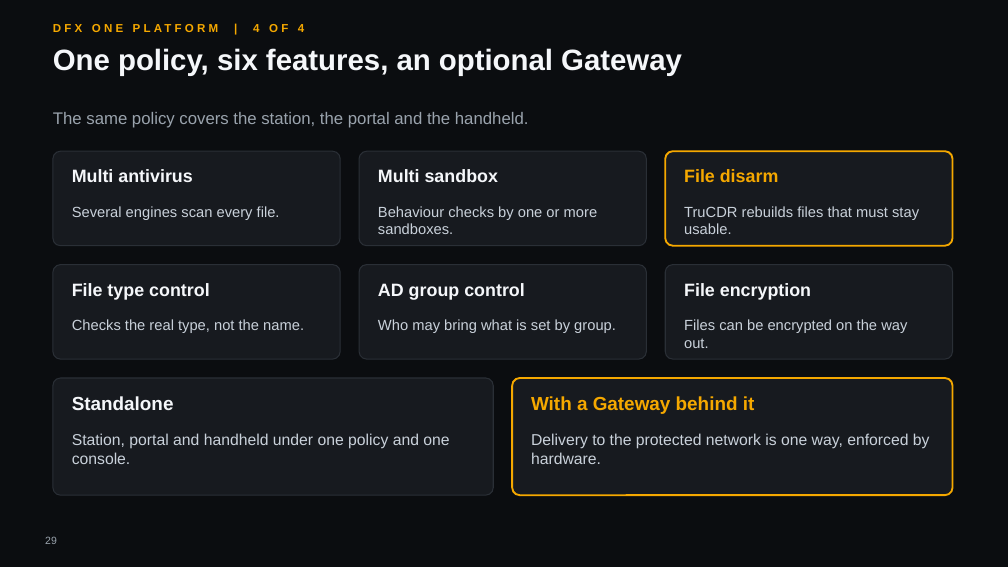
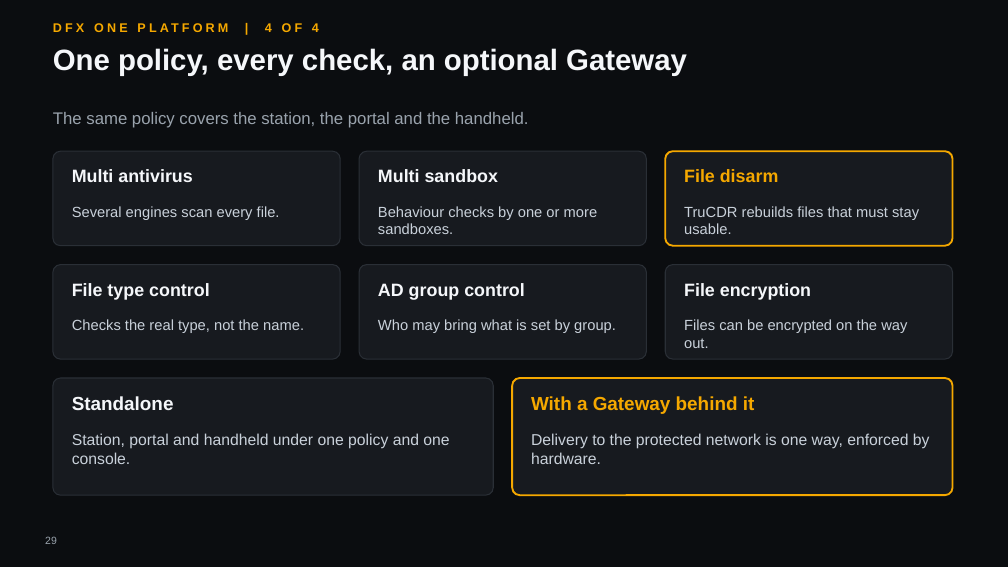
Before and after one commit to hybridus/DFX_Marketing, a slide deck: slide 29 of Projects/03_Presales_Master_Deck/pilot/DFX_Master_deck.pptx. Drawn at 1008x567 pixels with LibreOffice and Linux fonts; fonts in the diff are those of the drawing; background and template pictures are left out. Boxes give left, top, right and bottom in pixels: in the first picture for what was removed or moved away, otherwise in the second. Text is boxed around its words. In the diff, an @@ line names an element or a change of style, - is before the commit and + after.

```diff
--- a/Projects/03_Presales_Master_Deck/pilot/DFX_Master_deck.pptx
+++ b/Projects/03_Presales_Master_Deck/pilot/DFX_Master_deck.pptx
@@ text "DFX ONE PLATFORM | 4 ..." at (265,23,319,32): size 11 to 12 pt @@
@@ text at (53,48,687,76): text changed @@
-One policy, six features, an optional Gateway
+One policy, every check, an optional Gateway
```
Also in this commit, not shown: 35 other slides changed, 1 slide added, 1 slide removed, 8 other files.
